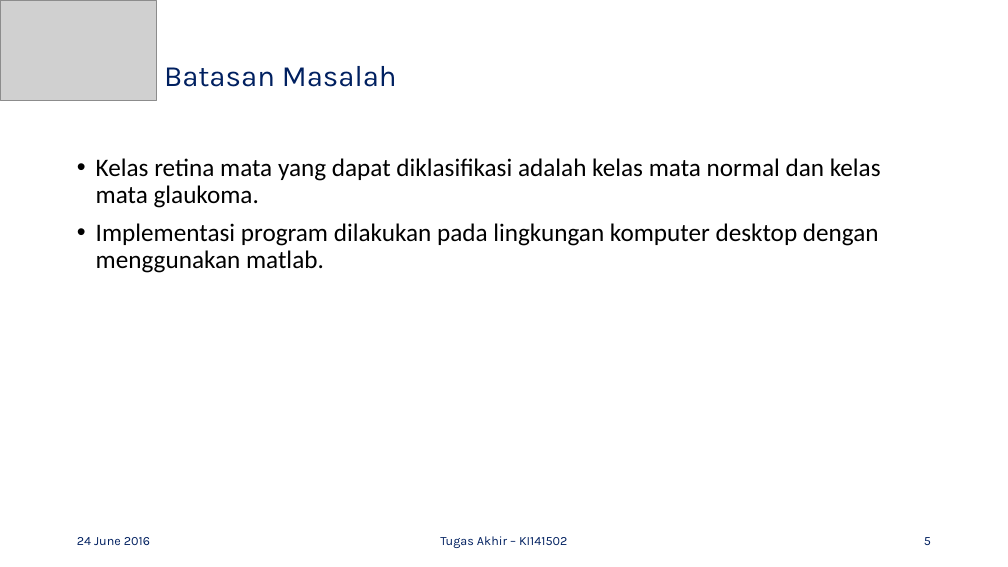
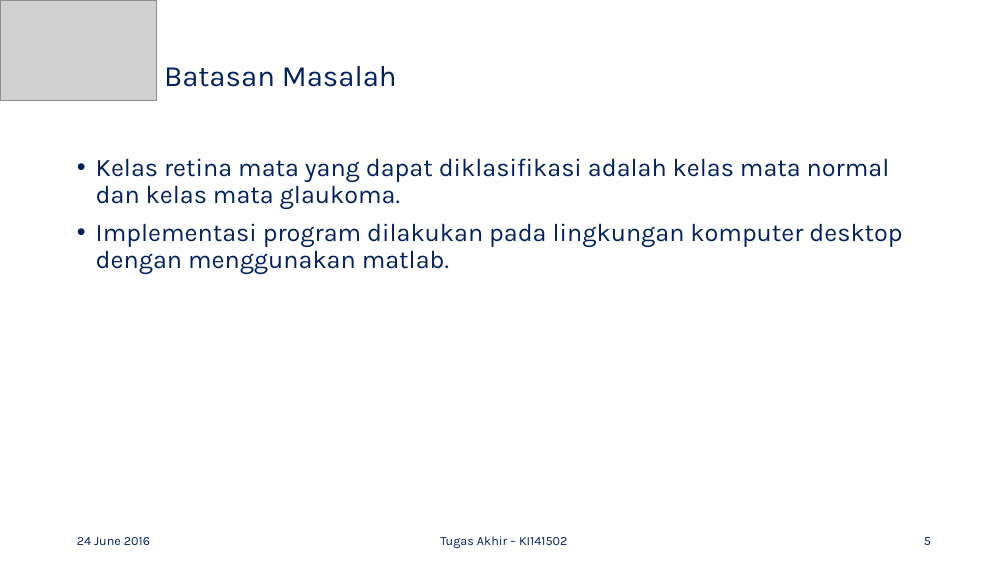
Before and after one commit to mustofa27/tugasAkhir, a slide deck: slide 5 of Bismillah Buku TA/Presentasi-TA_Ahmad-Mustofa_5112100100.pptx. Drawn at 1008x567 pixels with LibreOffice and Linux fonts; fonts in the diff are those of the drawing; grey boxes stand for pictures. Boxes give left, top, right and bottom in pixels: in the first picture for what was removed or moved away, otherwise in the second. Text is boxed around its words. In the diff, an @@ line names an element or a change of style, - is before the commit and + after.

```diff
--- a/Bismillah Buku TA/Presentasi-TA_Ahmad-Mustofa_5112100100.pptx
+++ b/Bismillah Buku TA/Presentasi-TA_Ahmad-Mustofa_5112100100.pptx
@@ text "Kelas retina mata yang dapat ..." at [96, 158, 902, 275]: font Calibri to Karla, text colour #000000 to #002060 @@
```
Also in this commit, not shown: 4 other slides changed, 5 slides added, 1 other file.
